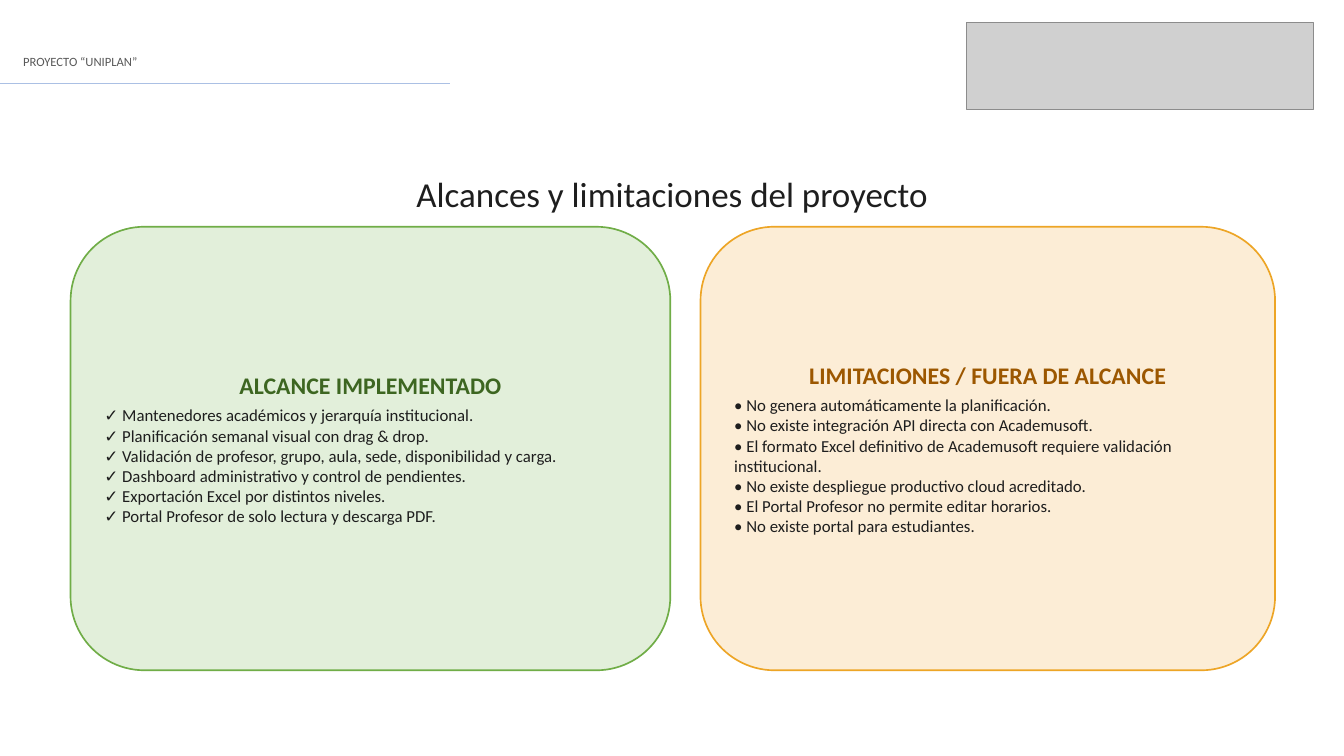
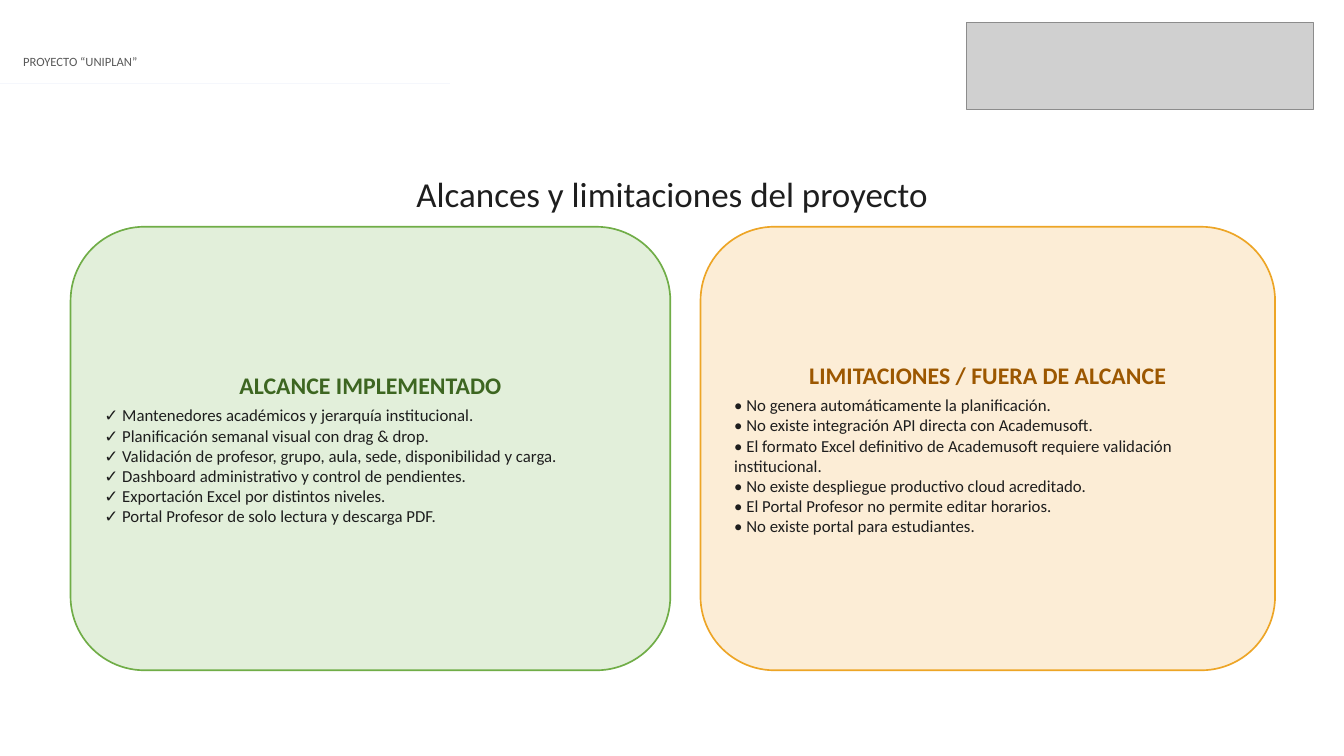
Before and after one commit to maxguzmanh/proyecto-apt-planificacion-horarios, a slide deck: slide 5 of 03_Fase_3/Evidencias Grupales/Presentacion_Final_UniPlan_Corregida.pptx. Drawn at 1344x756 pixels with LibreOffice and Linux fonts; fonts in the diff are those of the drawing; grey boxes stand for pictures. Boxes give left, top, right and bottom in pixels: in the first picture for what was removed or moved away, otherwise in the second. Text is boxed around its words. In the diff, an @@ line names an element or a change of style, - is before the commit and + after.

```diff
--- a/03_Fase_3/Evidencias Grupales/Presentacion_Final_UniPlan_Corregida.pptx
+++ b/03_Fase_3/Evidencias Grupales/Presentacion_Final_UniPlan_Corregida.pptx
@@ line (0, 84) - (451, 84): stroke #ABC0E4 1.25 pt to #F5F7FC 1.25 pt @@
```
Also in this commit, not shown: 12 other slides changed, 1 slide added.
